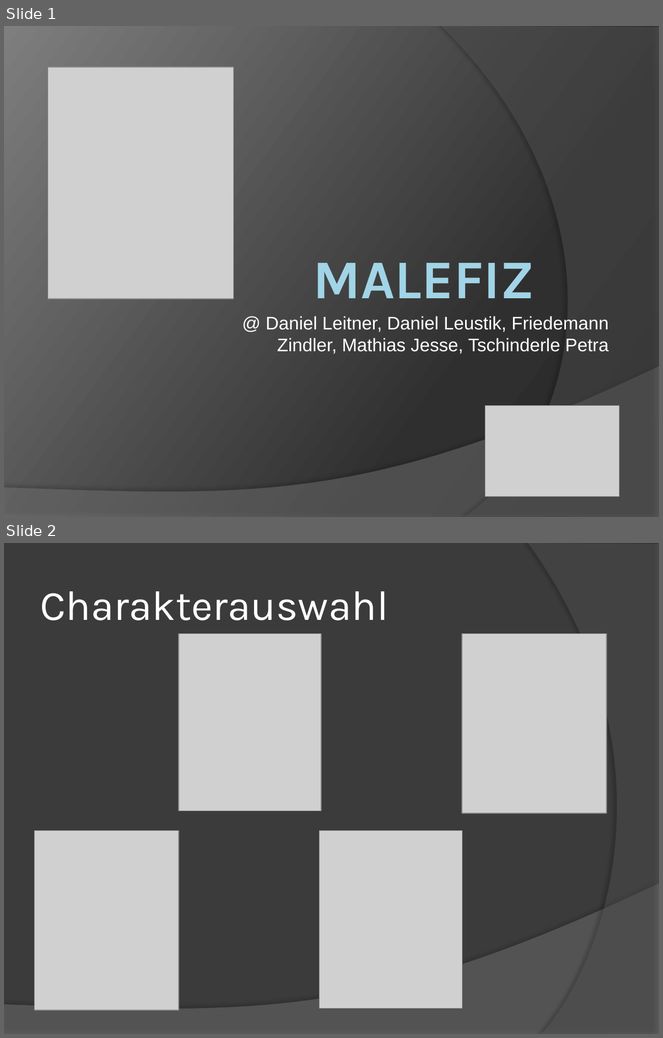
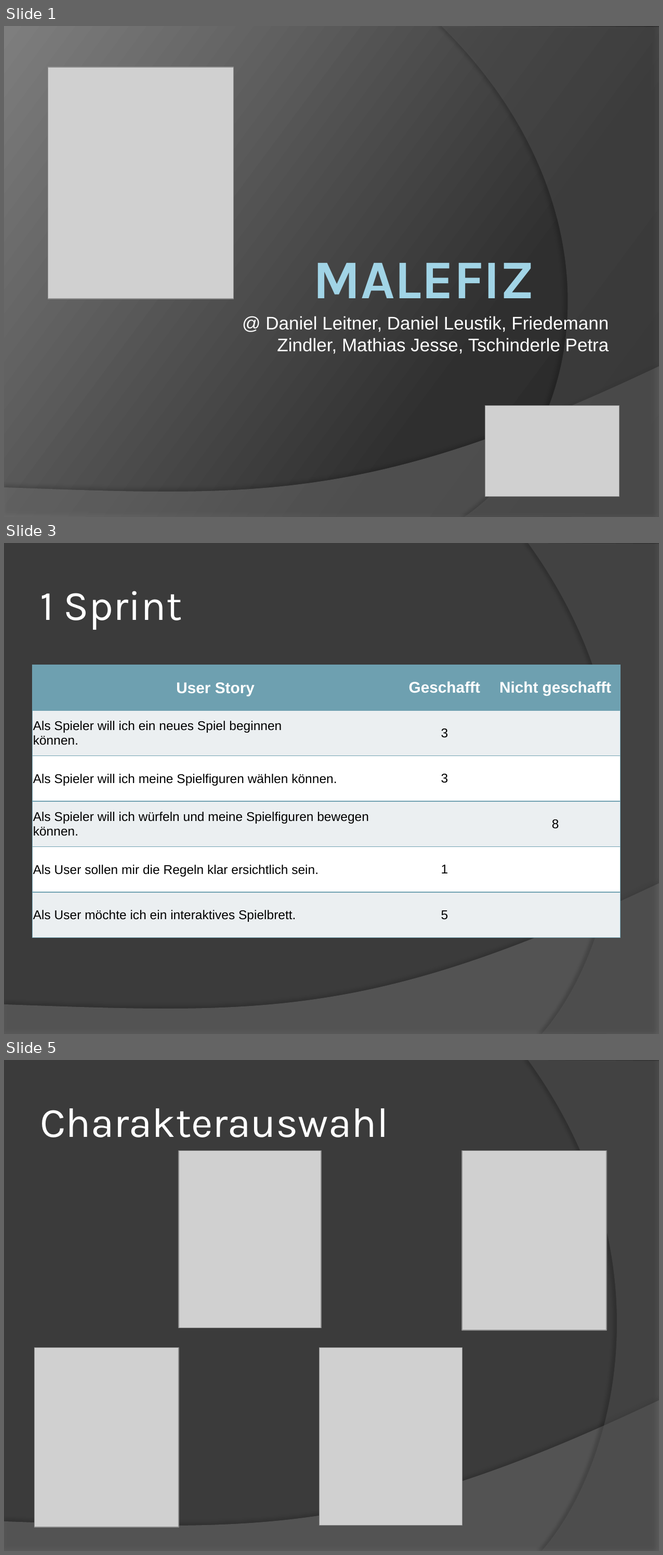
Before and after one commit to daleitner/SE2_Project, a slide deck: Malefiz.pptx. Shown one above the other, each under a label of ours: slides 1 and 2 before the commit, slides 1, 3 and 5 after it; the slides between them are not shown. The pictures are 663x1038 and 663x1555 pixels, drawn with LibreOffice and Linux fonts; fonts in the diff are those of the drawing; grey boxes stand for pictures. Boxes give left, top, right and bottom in pixels: in the first picture for what was removed or moved away, otherwise in the second. Text is boxed around its words. In the diff, an @@ line names an element or a change of style, - is before the commit and + after.

```diff
--- a/Malefiz.pptx
+++ b/Malefiz.pptx
@@ slide 3 added at [4,543,659,1034], background #3B3B3B; not listed: 2 template elements that a slide beside it also shows @@
@@ title added at [40,591,182,630], 46 pt, text #FFFFFF @@
+1 Sprint
@@ table added at [32,665,620,938], 6 rows, 3 columns @@
+User Story | Geschafft | Nicht geschafft
+Als Spieler will ich ein neues Spiel beginnen können. | 3 | 
+Als Spieler will ich meine Spielfiguren wählen können. | 3 | 
+Als Spieler will ich würfeln und meine Spielfiguren bewegen können. |  | 8
+Als User sollen mir die Regeln klar ersichtlich sein. | 1 | 
+Als User möchte ich ein interaktives Spielbrett. | 5 | 
@@ what was slide 2 is now slide 5 @@
```
Also in this commit, not shown: 2 other slides added.
